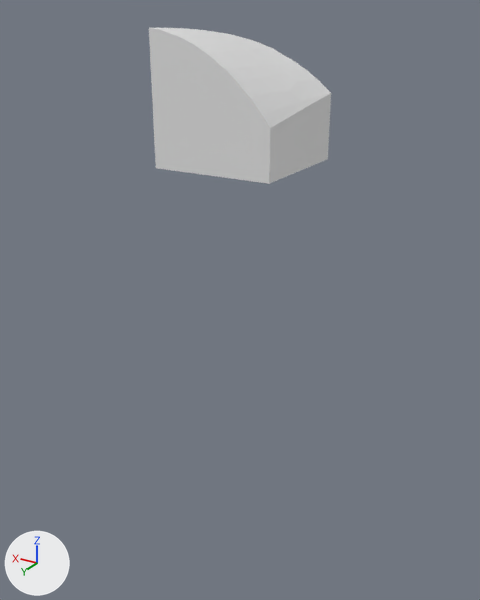
What one commit did to the glTF model assets/terrain/surface_pieces/surf_1_34.glb.
Camera for both pictures: a camera (50 mm lens) standing at (-116.0, -39.6, -24.5) and looking at (-102.0, -63.0, -36.2). Arrows for +X, +Y and +Z are at lower left; the lights stay in place. The first picture is the older version. Where no turn or scale is listed for an object, it has been applied to the vertices.

Names of what the first picture shows: 'geometry_0'.
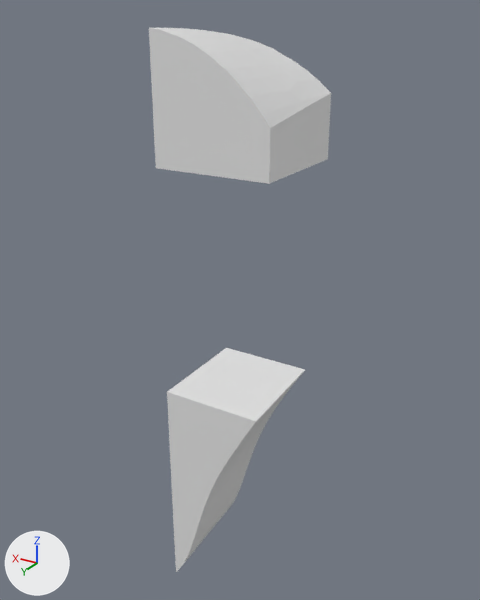
Patch to the scene script:
```diff
--- a/assets/terrain/surface_pieces/surf_1_34.glb.py
+++ b/assets/terrain/surface_pieces/surf_1_34.glb.py
@@ me_layer_6 @@
+me_layer_6.from_pydata(...)  # 35 vertices, 66 faces; spans x -100.39..-100.0, y -65.0..-60.0, z -50.61..-50.0
@@ me_layer_5 @@
+me_layer_5.from_pydata(...)  # 98 vertices, 192 faces; spans x -102.09..-100.0, y -65.0..-60.0, z -50.0..-45.0
@@ me_layer_4 @@
+me_layer_4.from_pydata(...)  # 100 vertices, 196 faces; spans x -104.58..-100.0, y -65.0..-60.0, z -45.0..-40.0
@@ ob_layer_6 @@
+ob_layer_6 = bpy.data.objects.new('layer_6', me_layer_6)
+ob_layer_6.location = (0.0, 0.0, 0.0)
@@ ob_layer_5 @@
+ob_layer_5 = bpy.data.objects.new('layer_5', me_layer_5)
+ob_layer_5.location = (0.0, 0.0, 0.0)
@@ ob_layer_4 @@
+ob_layer_4 = bpy.data.objects.new('layer_4', me_layer_4)
+ob_layer_4.location = (0.0, 0.0, 0.0)
```

What differs and where, as boxes [x1, y1, x2, y2] in the pictures (480 x 600 px):
'layer_4', added
    after: [167, 348, 305, 498]
'layer_5', added
    after: [171, 442, 257, 566]
'layer_6', added
    after: [175, 563, 183, 572]
